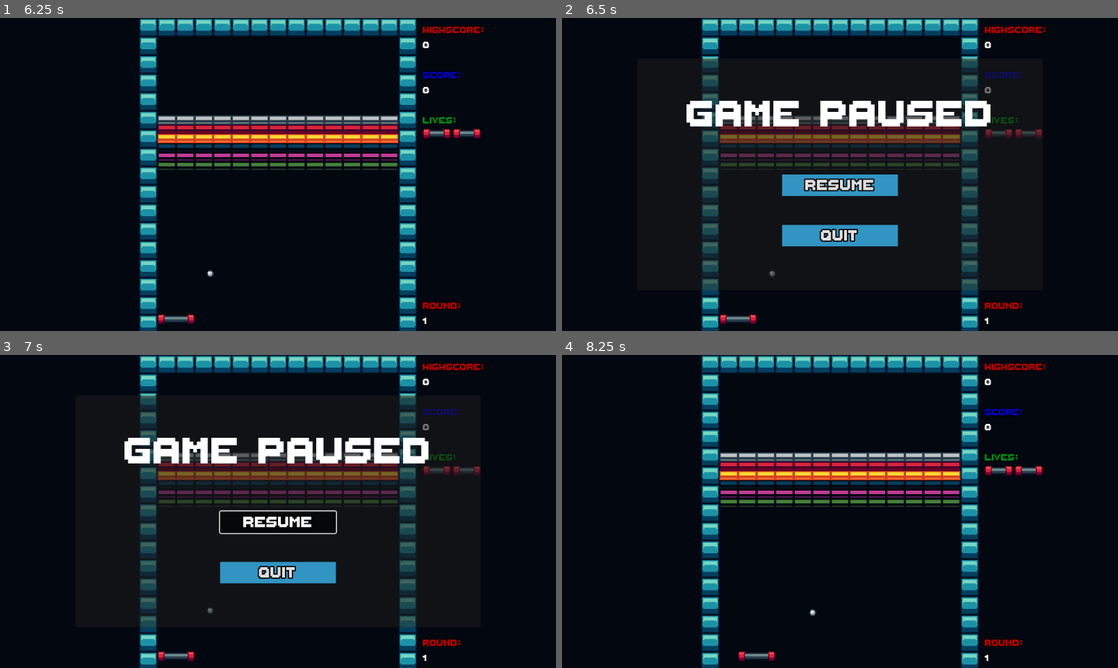
Above: before the commit, frames 1-4 (two rows, left to right).
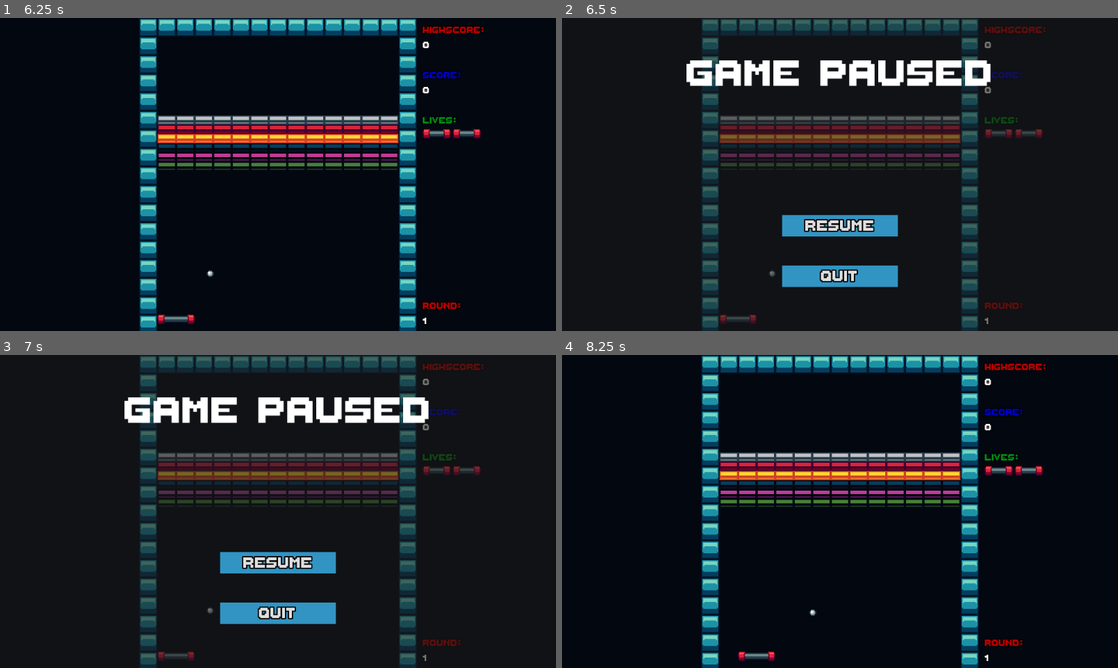
Above: after the commit, the same moments.

Repository: Una1n/Arkanoid
Game: Godot game, scene res://scenes/main_scene.tscn
Two runs of this game, one before a commit and one after it. Both use one fixed random seed, a clock stepped at 60 frames per second and the inputs below.
Inputs (mouse positions are in pixels of both pictures, inside the frame that each line leads up to):
- Up to frame 1 (6.25 s): click "New Game" at 0.5 s; click "New Game" at 1.25 s; move the mouse to (400, 158) at 2.02 s; press the mouse at (400, 158) at 2.03 s; hold L (debug_ball_right) 2.03-2.78 s; move the mouse to (166, 190) at 2.77 s; release the mouse at (166, 190) at 2.78 s; click (166, 190) at 2.85 s; move the mouse to (333, 105) at 3.52 s; press the mouse at (333, 105) at 3.53 s; hold L (debug_ball_right) 3.53-5.03 s; tap Enter at 4.25 s; move the mouse to (250, 237) at 4.27 s; release the mouse at (250, 237) at 4.28 s; click (250, 237) at 4.35 s; move the mouse to (444, 221) at 5.02 s; press the mouse at (444, 221) at 5.03 s; tap P (debug_pause_ball) at 5.65 s; move the mouse to (111, 127) at 5.77 s; release the mouse at (111, 127) at 5.78 s; click (111, 127) at 5.85 s
- Up to frame 2 (6.5 s): tap Escape (ui_cancel) at 6.4 s
- Up to frame 3 (7 s): move the mouse to (305, 511) at 6.52 s; press the mouse at (305, 511) at 6.53 s
- Up to frame 4 (8.25 s): release the mouse at (867, 511) at 7.25 s; click "Resume" at 7.25 s; tap Space at 8 s; move the mouse to (756, 433) at 8.02 s; hold L (debug_ball_right) from 8.03 s (still down); click (756, 433) at 8.1 s

Frame 1 is identical in both runs. In frame 2, 14% of the frame differs, in the area x 22-87%, y 0-100%; in frame 3, 13%; in frame 4, nothing differs.

Commit message:
Pause menu is now full screen

Diff:
--- a/scenes/pause_menu.tscn
+++ b/scenes/pause_menu.tscn
@@ -6,15 +6,9 @@
 process_mode = 2
 top_level = true
 z_as_relative = false
-anchors_preset = 8
-anchor_left = 0.5
-anchor_top = 0.5
-anchor_right = 0.5
-anchor_bottom = 0.5
-offset_left = -350.0
-offset_top = -200.0
-offset_right = 350.0
-offset_bottom = 200.0
+anchors_preset = 15
+anchor_right = 1.0
+anchor_bottom = 1.0
 grow_horizontal = 2
 grow_vertical = 2
 size_flags_horizontal = 4
